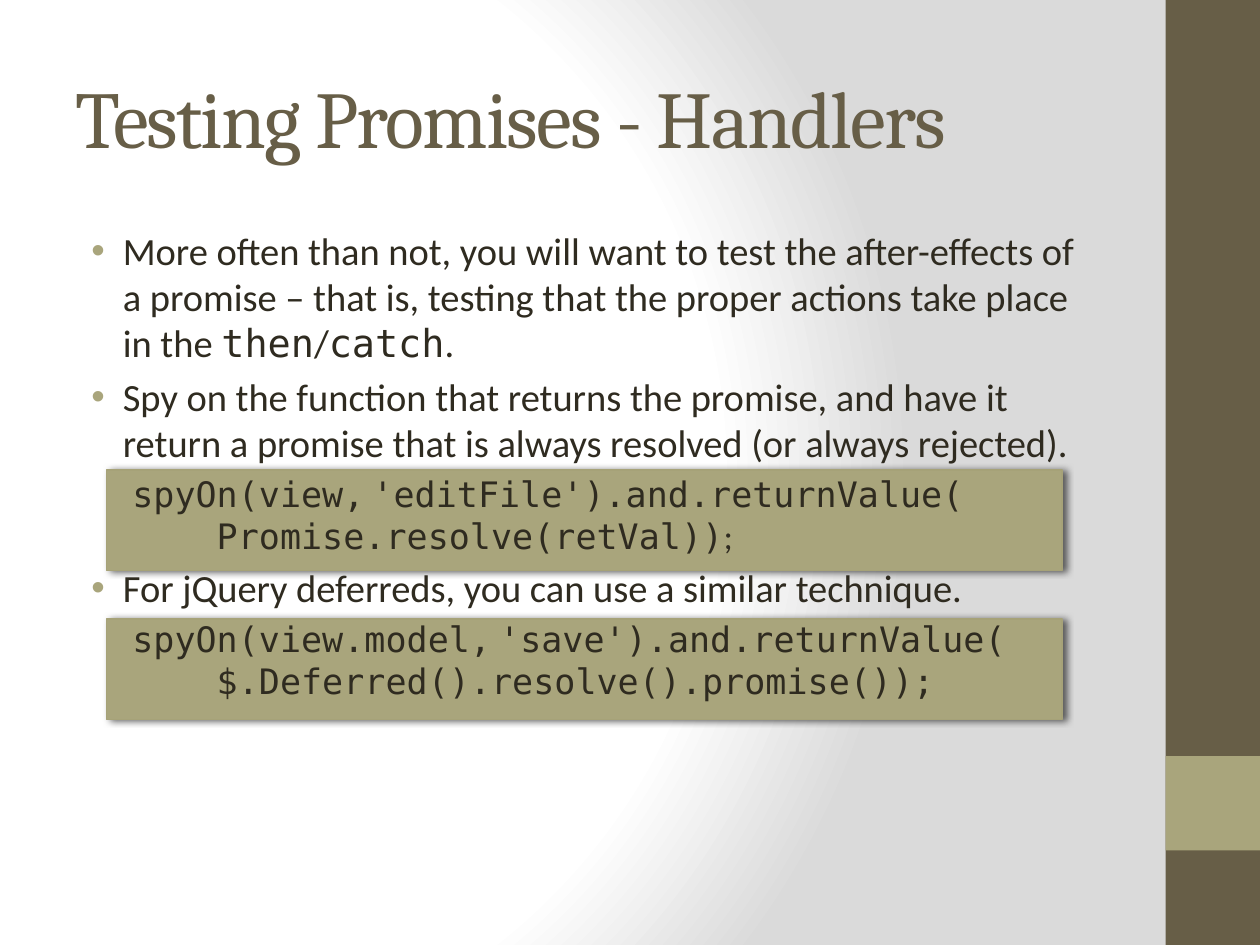
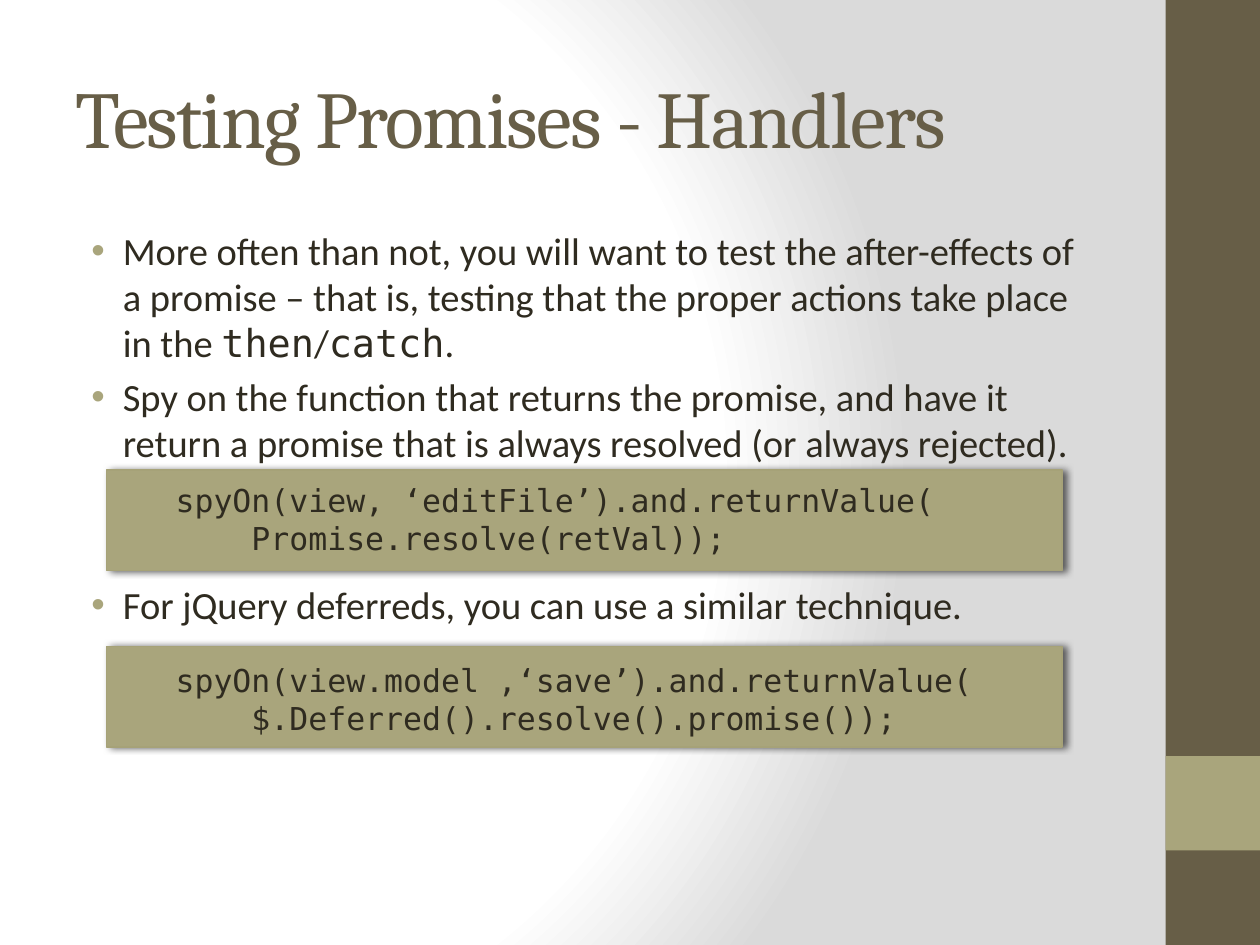
Before and after one commit to cheryly279/AsyncDiscussion, a slide deck: slide 35 of Async_Discussion_9_29_15.pptx. Drawn at 1260x945 pixels with LibreOffice and Linux fonts; fonts in the diff are those of the drawing. Boxes give left, top, right and bottom in pixels: in the first picture for what was removed or moved away, otherwise in the second. Text is boxed around its words. In the diff, an @@ line names an element or a change of style, - is before the commit and + after.

```diff
--- a/Async_Discussion_9_29_15.pptx
+++ b/Async_Discussion_9_29_15.pptx
@@ text at bbox=[132, 480, 963, 554]: paragraph removed @@
-  spyOn(view, 'editFile').and.returnValue(
-  Promise.resolve(retVal));
@@ text added at bbox=[176, 488, 934, 555], 18 pt, text #2F2B20 @@
+  spyOn(view, ‘editFile’).and.returnValue(
+  Promise.resolve(retVal));
@@ text at bbox=[132, 625, 1005, 701]: paragraph removed @@
-  spyOn(view.model, 'save').and.returnValue(
-  $.Deferred().resolve().promise());
@@ rectangle: place and size @@
-rectangle at bbox=[107, 619, 1062, 719]
+rectangle at bbox=[107, 646, 1062, 747]
@@ text added at bbox=[176, 668, 972, 737], 18 pt, text #2F2B20 @@
+  spyOn(view.model ,‘save’).and.returnValue(
+  $.Deferred().resolve().promise());
```
Also in this commit, not shown: 2 other slides changed.
